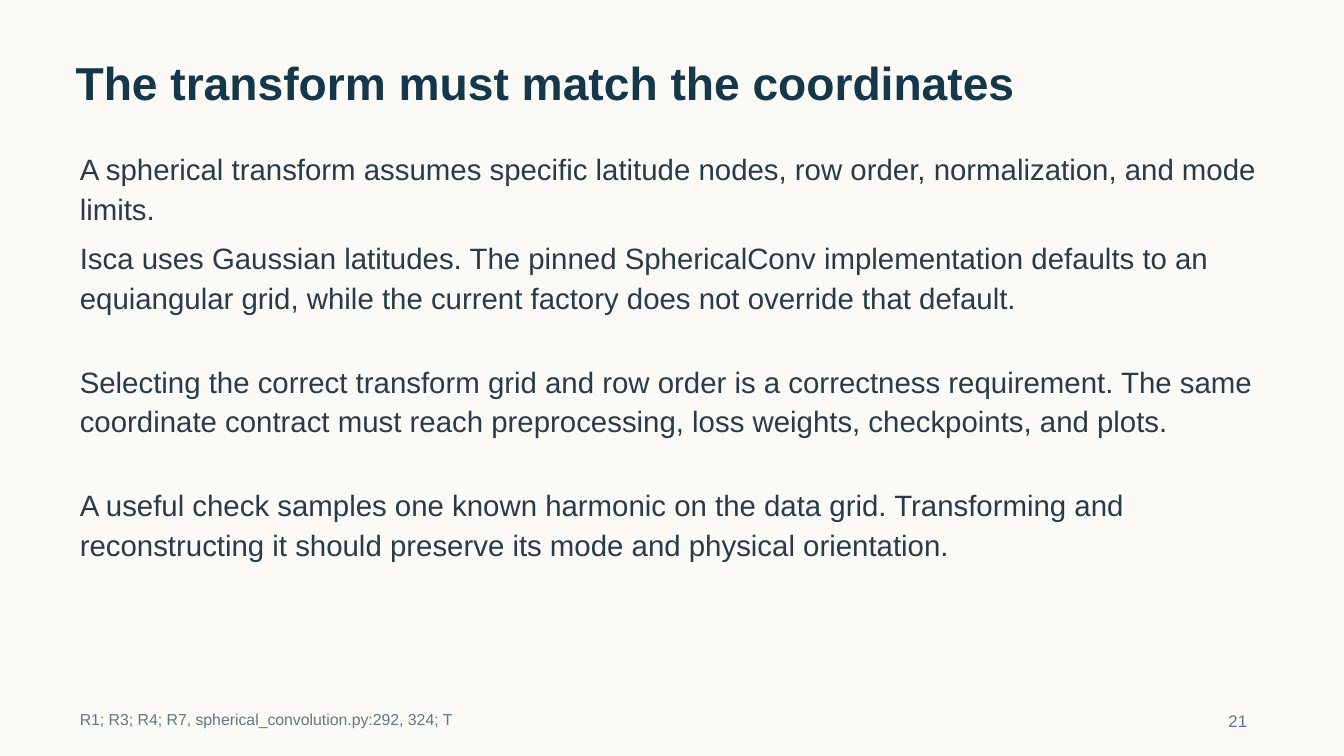
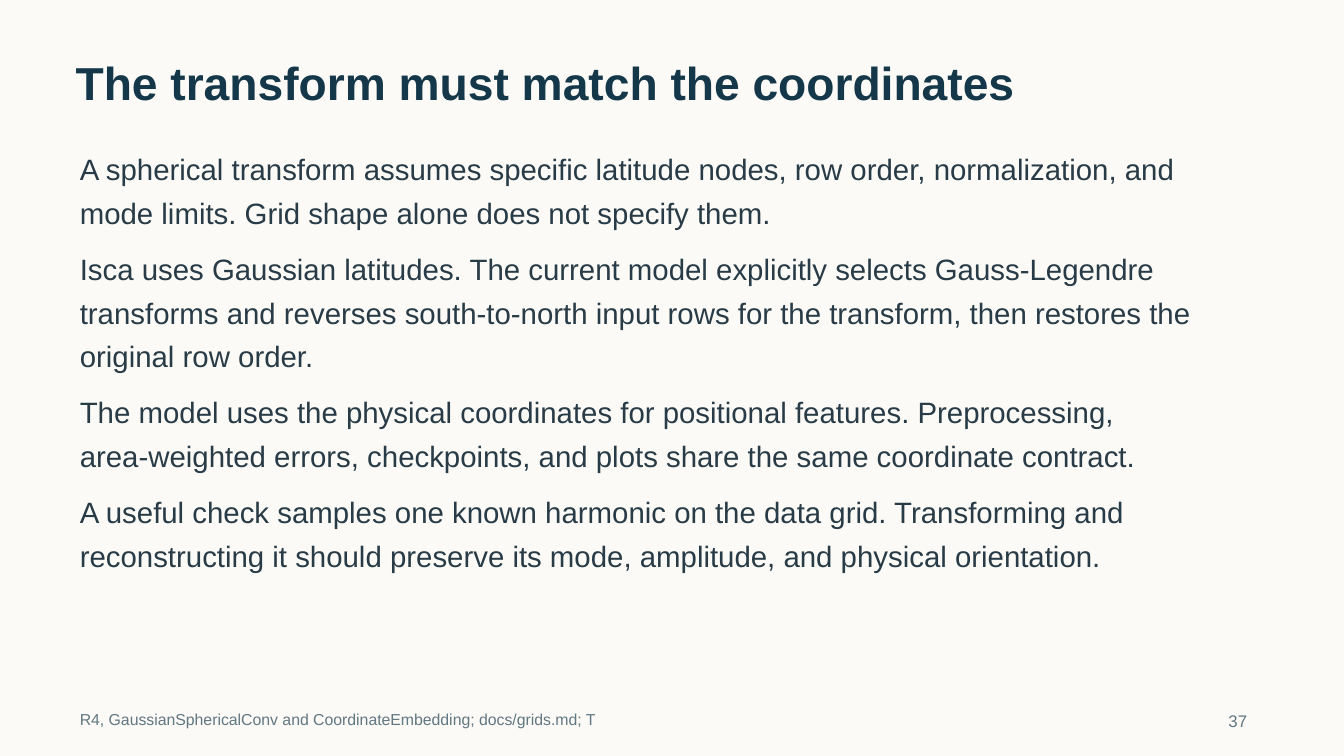
Before and after one commit to tglanz/climatology, a slide deck: slide 37 of presentations/bve-harmonics-sfno/bve-harmonics-sfno.pptx (slide 21 before the commit). Drawn at 1344x756 pixels with LibreOffice and Linux fonts; fonts in the diff are those of the drawing. Boxes give left, top, right and bottom in pixels: in the first picture for what was removed or moved away, otherwise in the second. Text is boxed around its words. In the diff, an @@ line names an element or a change of style, - is before the commit and + after.

Commit message:
Improve BVE lecture with formal SHT and Gaussian quadrature chapter

```diff
--- a/presentations/bve-harmonics-sfno/bve-harmonics-sfno.pptx
+++ b/presentations/bve-harmonics-sfno/bve-harmonics-sfno.pptx
@@ text at (80, 158, 1174, 186): text changed @@
-A spherical transform assumes specific latitude nodes, row order, normalization, and mode limits.
+A spherical transform assumes specific latitude nodes, row order, normalization, and
@@ text added at (80, 202, 770, 230), 21 pt, text #283B46 @@
+mode limits. Grid shape alone does not specify them.
@@ text at (80, 258, 1154, 286): text changed @@
-Isca uses Gaussian latitudes. The pinned SphericalConv implementation defaults to an equiangular grid, while the current factory does not override that default.
+Isca uses Gaussian latitudes. The current model explicitly selects Gauss-Legendre
@@ text added at (80, 302, 1190, 330), 21 pt, text #283B46 @@
+transforms and reverses south-to-north input rows for the transform, then restores the
@@ text added at (80, 345, 313, 373), 21 pt, text #283B46 @@
+original row order.
@@ text removed at (80, 371, 1252, 438) @@
-Selecting the correct transform grid and row order is a correctness requirement. The same coordinate contract must reach preprocessing, loss weights, checkpoints, and plots.
@@ text added at (80, 401, 1114, 429), 21 pt, text #283B46 @@
+The model uses the physical coordinates for positional features. Preprocessing,
@@ text added at (80, 445, 1135, 473), 21 pt, text #283B46 @@
+area-weighted errors, checkpoints, and plots share the same coordinate contract.
@@ text at (80, 501, 1123, 529): text changed @@
-A useful check samples one known harmonic on the data grid. Transforming and reconstructing it should preserve its mode and physical orientation.
+A useful check samples one known harmonic on the data grid. Transforming and
@@ text added at (80, 545, 1100, 573), 21 pt, text #283B46 @@
+reconstructing it should preserve its mode, amplitude, and physical orientation.
@@ text at (80, 713, 596, 729): text changed @@
-R1; R3; R4; R7, spherical_convolution.py:292, 324; T
+R4, GaussianSphericalConv and CoordinateEmbedding; docs/grids.md; T
@@ text at (1228, 715, 1247, 727): text changed @@
-21
+37
```
Also in this commit, not shown: 28 other slides changed, 19 slides added, 1 slide removed, 4 other files.
